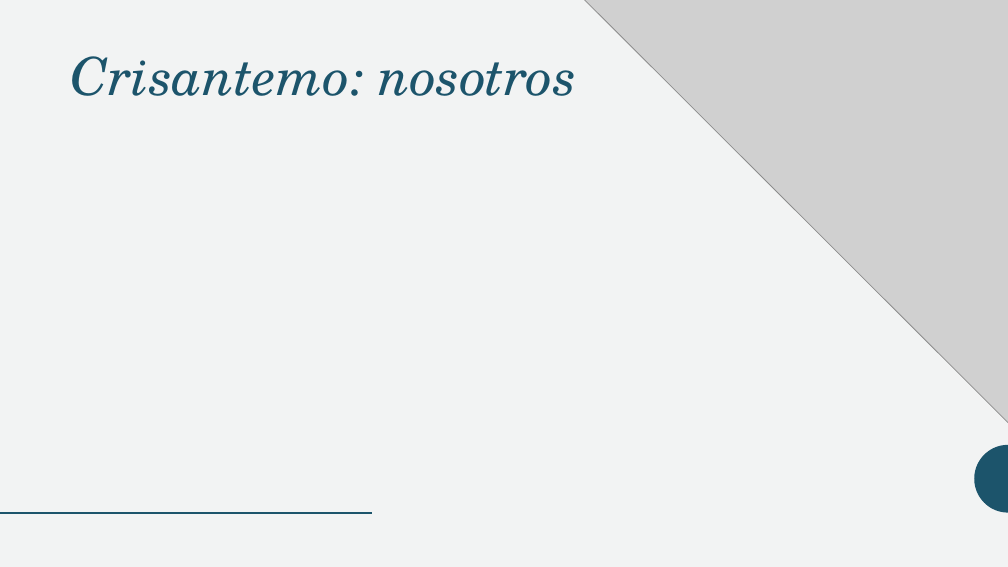
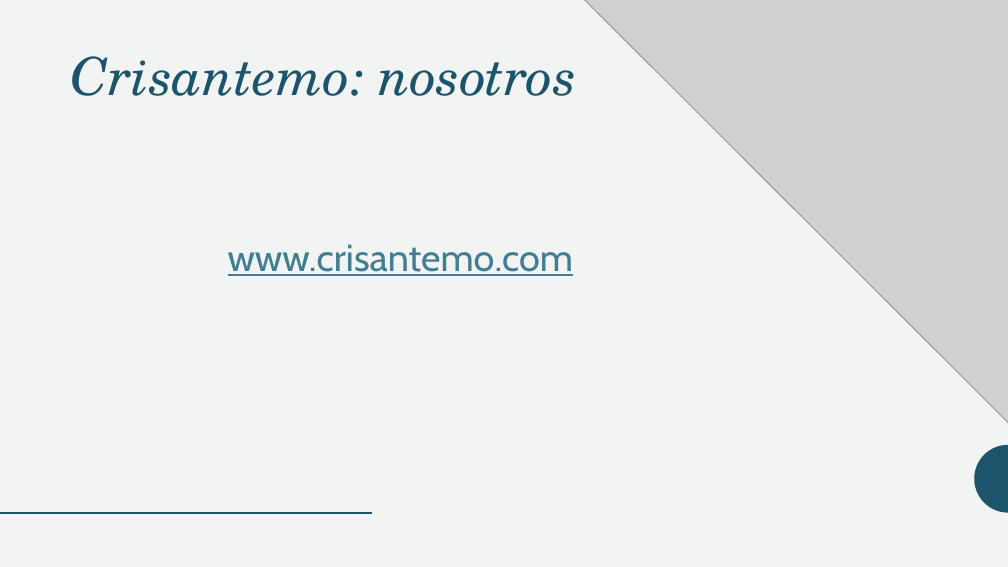
Before and after one commit to Sjgu1/administration, a slide deck: slide 4 of presentacion1.pptx. Drawn at 1008x567 pixels with LibreOffice and Linux fonts; fonts in the diff are those of the drawing; grey boxes stand for pictures. Boxes give left, top, right and bottom in pixels: in the first picture for what was removed or moved away, otherwise in the second. Text is boxed around its words. In the diff, an @@ line names an element or a change of style, - is before the commit and + after.

Commit message:
hipervinculo ppt

```diff
--- a/presentacion1.pptx
+++ b/presentacion1.pptx
@@ text added at (228, 244, 573, 276), 36 pt, text #417E93, underline @@
+www.crisantemo.com
```
